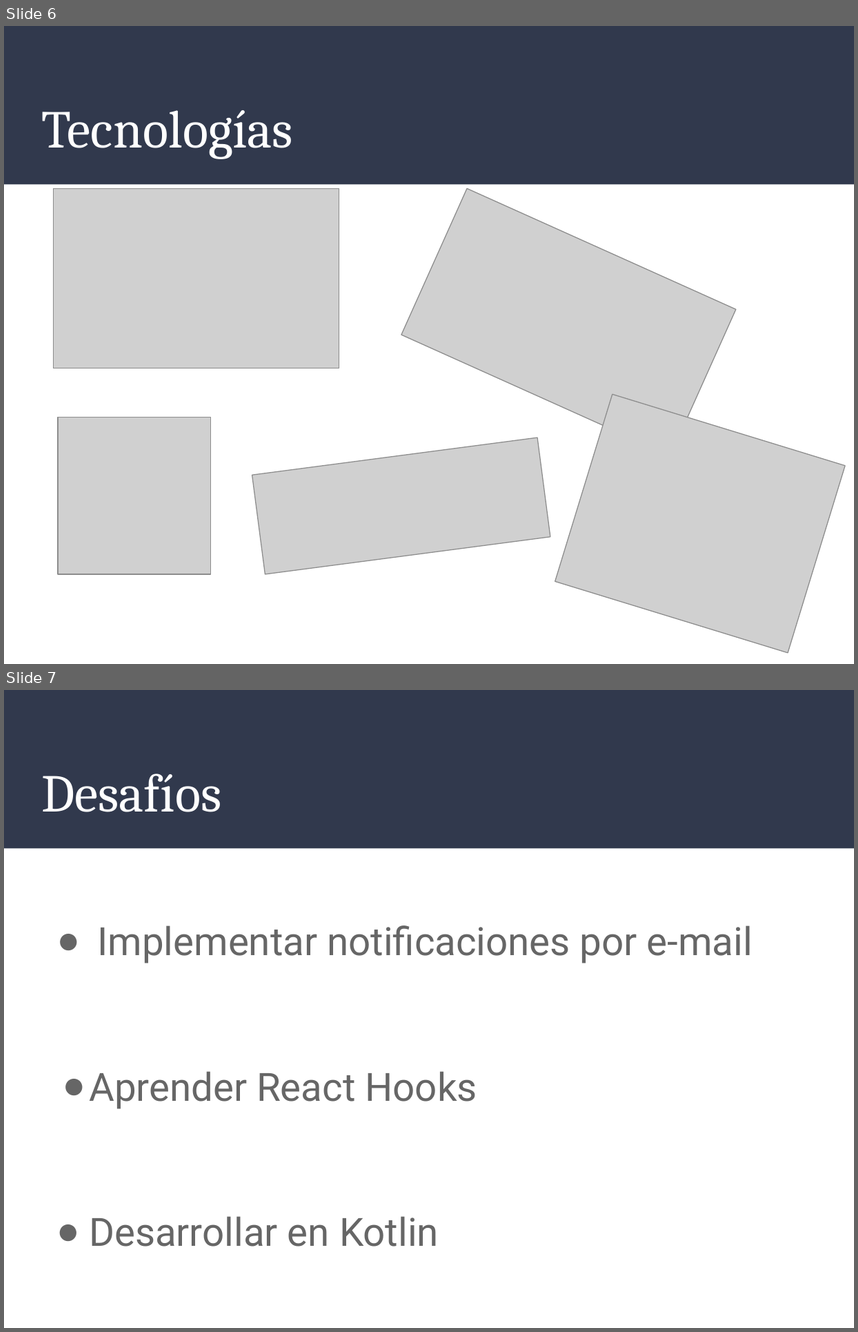
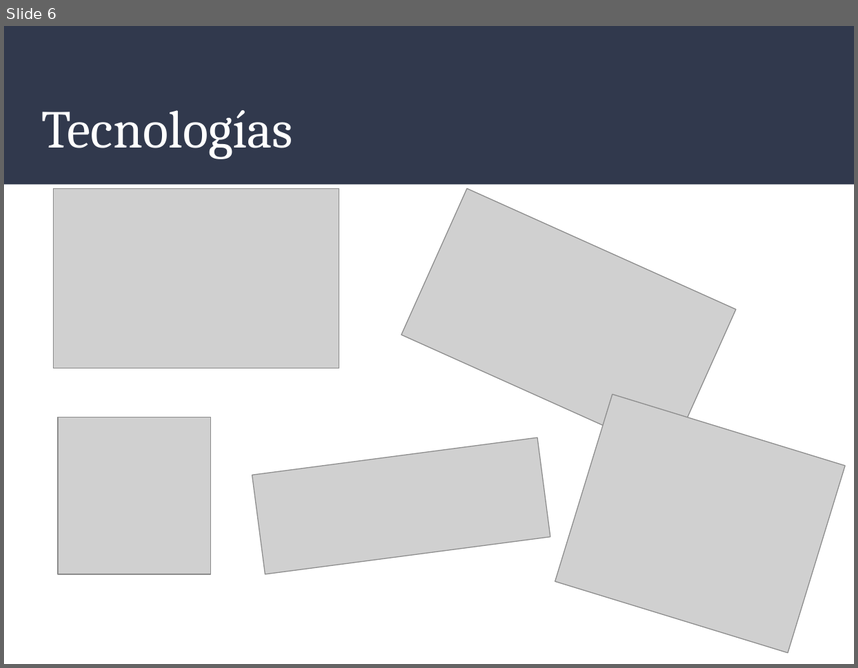
Before and after one commit to lisar01/peluqueriaya-doc, a slide deck: Peluqueria Ya.pptx. Shown one above the other, each under a label of ours: slides 6 and 7 before the commit, slide 6 after it. The pictures are 858x1332 and 858x668 pixels, drawn with LibreOffice and Linux fonts; fonts in the diff are those of the drawing; grey boxes stand for pictures. Boxes give left, top, right and bottom in pixels: in the first picture for what was removed or moved away, otherwise in the second. Text is boxed around its words. In the diff, an @@ line names an element or a change of style, - is before the commit and + after.

```diff
--- a/Peluqueria Ya.pptx
+++ b/Peluqueria Ya.pptx
@@ slide 7 removed at (x1=4, y1=690, x2=854, y2=1328), background #FFFFFF; not listed: 1 template element that a slide beside it also shows @@
@@ title removed at (x1=41, y1=773, x2=221, y2=812) @@
-Desafíos
@@ text removed at (x1=89, y1=925, x2=753, y2=1246) @@
-● Implementar notificaciones por e-mail
-● Aprender React Hooks
-● Desarrollar en Kotlin
```
Also in this commit, not shown: 4 slides changed, 1 slide added.
